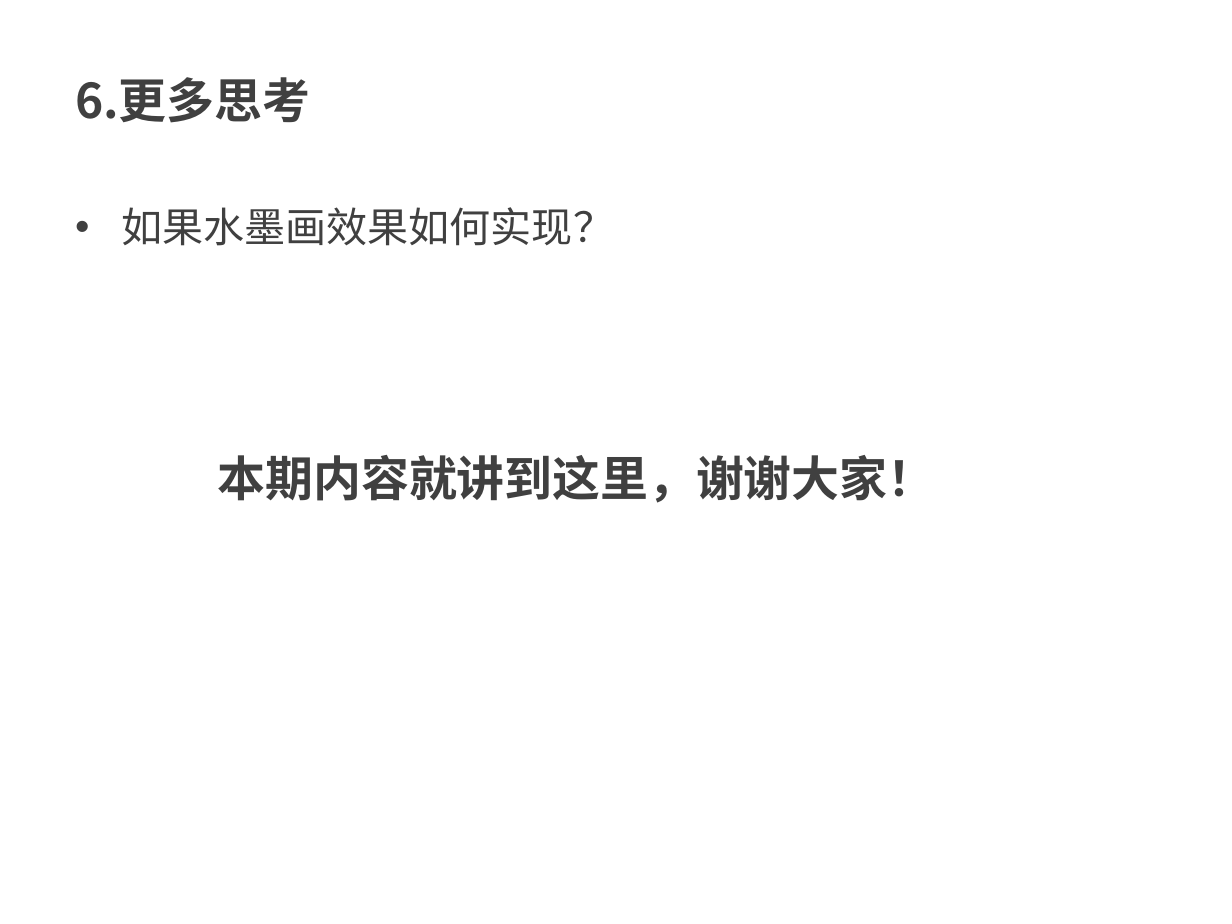
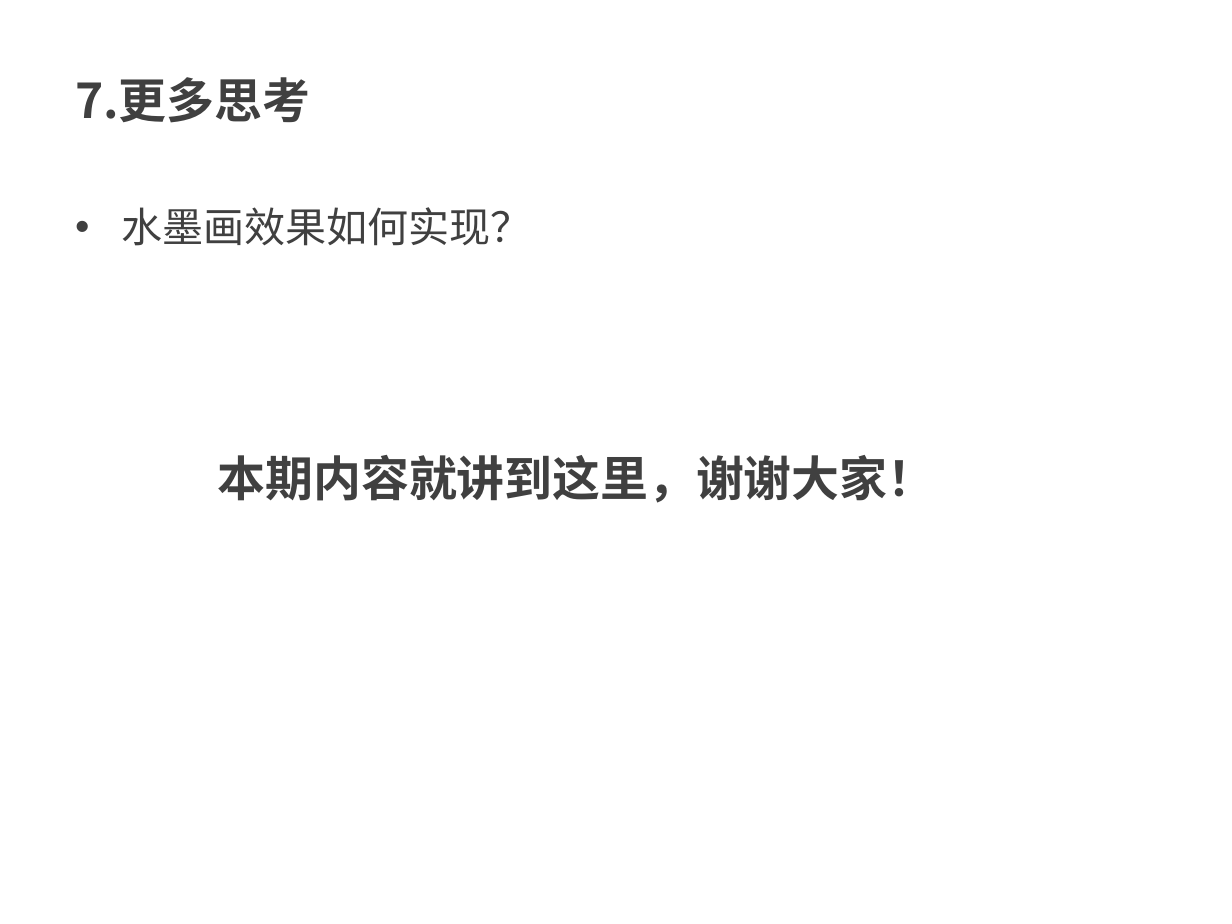
Before and after one commit to kong66/webAni, a slide deck: slide 26 of 35-css-filter/35.pptx (slide 20 before the commit). Drawn at 1232x924 pixels with LibreOffice and Linux fonts; fonts in the diff are those of the drawing. Boxes give left, top, right and bottom in pixels: in the first picture for what was removed or moved away, otherwise in the second. Text is boxed around its words. In the diff, an @@ line names an element or a change of style, - is before the commit and + after.

```diff
--- a/35-css-filter/35.pptx
+++ b/35-css-filter/35.pptx
@@ text at bbox=[75, 77, 310, 123]: text changed @@
-6.更多思考
+7.更多思考
@@ text at bbox=[121, 207, 532, 246]: text changed @@
-• 如果水墨画效果如何实现？
+• 水墨画效果如何实现？
```
Also in this commit, not shown: 4 other slides changed, 6 slides added, 2 other files.
